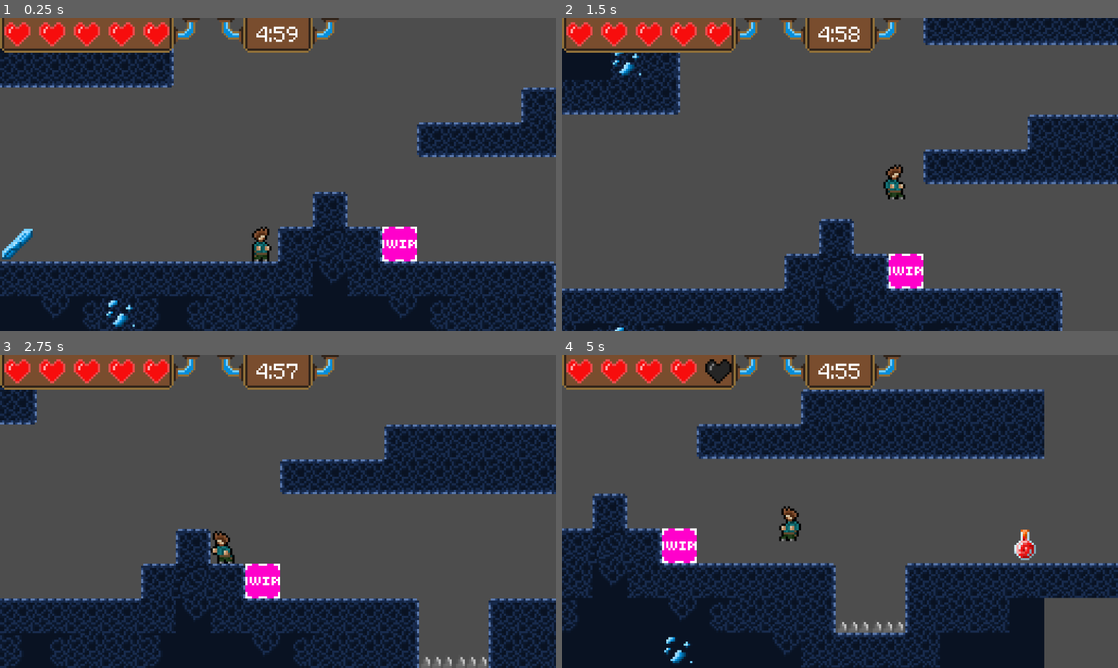
Above: before the commit, frames 1-4 (two rows, left to right).
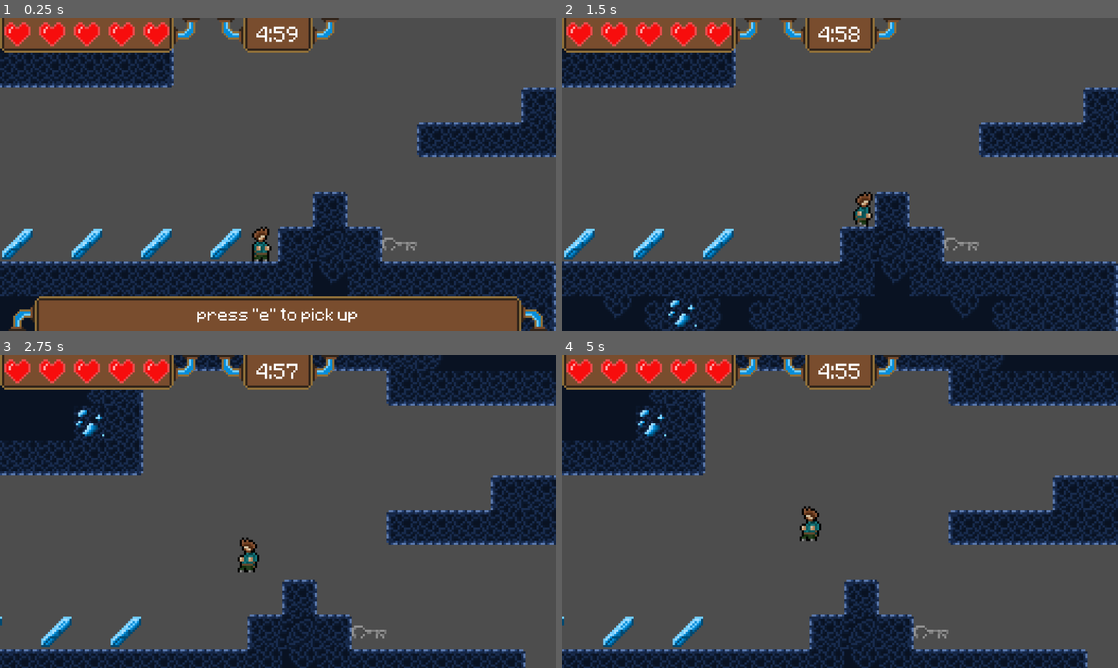
Above: after the commit, the same moments.

Repository: Soul-twan/informatica-eindproject
Game: Godot game, scene res://scene.tscn
Same seed, same stepped clock (60 frames per second), same inputs: the game is played once before the commit and once after it.
Inputs:
- Up to frame 1 (0.25 s): no input
- Up to frame 2 (1.5 s): tap E at 0.5 s; hold Right (ui_right) from 0.53 s (still down); tap X (ui_dash) at 0.6 s; tap C (ui_jump) at 0.77, 1.07 s; tap V (ui_dash2) at 0.8, 1.35 s
- Up to frame 3 (2.75 s): tap C (ui_jump) at 1.52, 1.55, 1.82, 2.1 s; release Right (ui_right) at 2.03 s; hold Left (ui_left) from 2.03 s (still down); tap X (ui_dash) at 2.3 s
- Up to frame 4 (5 s): release Left (ui_left) at 2.78 s; hold Right (ui_right) 2.78-4.28 s; tap X (ui_dash) at 2.85, 4.35 s; tap C (ui_jump) at 3.02, 3.32, 3.77, 3.8, 4.07, 4.52, 4.82 s; tap V (ui_dash2) at 3.05, 3.6 s; hold Left (ui_left) from 4.28 s (still down)

The runs differ from the first frame. In frame 1, 11% of the frame differs, in the area x 1-99%, y 66-100%; in frame 2, 32%; in frame 3, 46%; in frame 4, 59%, in the area x 0-100%, y 0-100%.

Commit message:
Added textures, hud elements and made upgrades pickupable

Diff:
--- a/DoorInteraction.gd
+++ b/DoorInteraction.gd
@@ -13,7 +13,7 @@
 	doorHUD = get_node("../../Camera/UnlockDoorHUD")
 	door = get_parent()
 	textbg = get_node("../../Camera/Textbg")
-	key = get_node("../../ExampleItem")
+	key = get_node("../../Key")
 	player = get_node("../../Player")
 	failed = get_node("../../Camera/UnlockFailedHUD")
 
--- a/camera.gd
+++ b/camera.gd
@@ -2,11 +2,18 @@
 
 var player
 var lookDistance
+var doubleUpgrade
+var singleUpgrade
+var dash
+var doubleJump
 
 # Called when the node enters the scene tree for the first time.
 func _ready() -> void:
 	player = get_node("../Player")
-
+	doubleUpgrade = get_node("HUDbg/HUDbgDoubleUpgrade")
+	singleUpgrade = get_node("HUDbg/HUDbgSingleUpgrade")
+	dash = get_node("HUDbg/DashHUD")
+	doubleJump = get_node("HUDbg/DoubleJumpHUD")
 
 # Called every frame. 'delta' is the elapsed time since the previous frame.
 func _process(_delta: float) -> void:
@@ -39,3 +46,23 @@
 		position.x -= positionDelta.x + boundingDistance.x
 	if positionDelta.x > boundingDistance.x:
 		position.x -= positionDelta.x - boundingDistance.x
+
+	if "DoubleJump" in player.inventory:
+		singleUpgrade.visible = false
+		doubleUpgrade.visible = true
+		doubleJump.visible = true
+		dash.visible = true
+
+	elif "Dash" in player.inventory:
+		singleUpgrade.visible = true
+		dash.visible = true
+
+	if player.doubleJump == true:
+		doubleJump.frame = 0
+	else:
+		doubleJump.frame = 1
+
+	if player.dashReady == true:
+		dash.frame = 0
+	else:
+		dash.frame = 1
--- a/player.gd
+++ b/player.gd
@@ -49,10 +49,10 @@
 		velocity.y = jump_power
 		floorJumped = true
 
-	if Input.is_action_just_pressed("ui_jump") and not is_on_floor() and nearWallChecker.is_colliding() and input != 0:
+	if Input.is_action_just_pressed("ui_jump") and not is_on_floor() and nearWallChecker.is_colliding() and input != 0 and "WallJump" in inventory:
 		velocity.y = jump_power
 		velocity.x = wallJumpHorizontal
-	elif Input.is_action_just_pressed("ui_jump") and not is_on_floor() and doubleJump:
+	elif Input.is_action_just_pressed("ui_jump") and not is_on_floor() and doubleJump and "DoubleJump" in inventory:
 		doubleJump = false
 		velocity.y = jump_power
 		floorJumped = true
@@ -77,11 +77,11 @@
 	else:
 		velocity.x = move_toward(velocity.x, 0, fric)
 
-	if (Input.is_action_just_pressed("ui_dash") or Input.is_action_just_pressed("ui_dash2")) and (input > 0) and dashReady:
+	if (Input.is_action_just_pressed("ui_dash") or Input.is_action_just_pressed("ui_dash2")) and (input > 0) and dashReady and "Dash" in inventory:
 		velocity.x += dashSpeed
 		dashReady = false
 		dashTimer.start()
-	elif (Input.is_action_just_pressed("ui_dash") or Input.is_action_just_pressed("ui_dash2")) and (input < 0) and dashReady:
+	elif (Input.is_action_just_pressed("ui_dash") or Input.is_action_just_pressed("ui_dash2")) and (input < 0) and dashReady and "Dash" in inventory:
 		velocity.x -= dashSpeed
 		dashReady = false
 		dashTimer.start()
--- a/scene.tscn
+++ b/scene.tscn
@@ -27,6 +27,9 @@
 [ext_resource type="Texture2D" uid="uid://b2j8a4ksapvbr" path="res://Player/wallRight.png" id="15_g6g5t"]
 [ext_resource type="Texture2D" uid="uid://m786uwjjudau" path="res://Player/wallLeft.png" id="15_iss77"]
 [ext_resource type="Texture2D" uid="uid://buyg1w4e7ffil" path="res://Environment/scaffolding.png" id="18_wncyr"]
+[ext_resource type="Texture2D" uid="uid://bqx6q8oeyutyd" path="res://HUD/dash.png" id="23_otx46"]
+[ext_resource type="Texture2D" uid="uid://jltspgupfkxr" path="res://HUD/doubleJump.png" id="24_m514l"]
+[ext_resource type="Texture2D" uid="uid://b6m1dx2x47o5e" path="res://Environment/key.png" id="27_m514l"]
 [ext_resource type="Script" uid="uid://y8xssqrdmock" path="res://DoorInteraction.gd" id="27_xb05w"]
 
 [sub_resource type="RectangleShape2D" id="RectangleShape2D_m7jmp"]
@@ -1322,9 +1325,19 @@
 2:1/0 = 0
 2:2/0 = 0
 0:3/0 = 0
+1:3/0 = 0
 
 [sub_resource type="TileSet" id="TileSet_5juve"]
 sources/0 = SubResource("TileSetAtlasSource_73fnb")
+
+[sub_resource type="AtlasTexture" id="AtlasTexture_llic6"]
+atlas = ExtResource("23_otx46")
+
+[sub_resource type="AtlasTexture" id="AtlasTexture_yjo7n"]
+atlas = ExtResource("24_m514l")
+
+[sub_resource type="AtlasTexture" id="AtlasTexture_6wd4v"]
+atlas = SubResource("AtlasTexture_yjo7n")
 
 [sub_resource type="TileSetAtlasSource" id="TileSetAtlasSource_5juve"]
 texture = ExtResource("6_xlvrw")
@@ -1347,10 +1360,6 @@
 
 [sub_resource type="CircleShape2D" id="CircleShape2D_y2354"]
 radius = 14.999998
-
-[sub_resource type="AtlasTexture" id="AtlasTexture_ni31j"]
-atlas = ExtResource("2_nxogm")
-region = Rect2(0, 32, 16, 16)
 
 [sub_resource type="TileSetAtlasSource" id="TileSetAtlasSource_ni31j"]
 texture = ExtResource("7_ni31j")
@@ -1505,6 +1514,36 @@
 tile_map_data = PackedByteArray("AAD4//v/AAAAAAAAAAD5//v/AAACAAAAAAD6//v/AAACAAAAAAD7//v/AAACAAAAAAD8//v/AAABAAAAAAD9//v/AAAAAAEAAAD+//v/AAABAAEAAAD///v/AAAAAAAAAAAAAPv/AAABAAAAAAABAPv/AAAAAAEAAAA=")
 tile_set = SubResource("TileSet_5juve")
 
+[node name="DashHUD" type="Sprite2D" parent="Camera/HUDbg" unique_id=2122450160]
+visible = false
+z_index = 3
+texture_filter = 1
+position = Vector2(120.000015, -72.00001)
+texture = SubResource("AtlasTexture_llic6")
+hframes = 2
+
+[node name="DoubleJumpHUD" type="Sprite2D" parent="Camera/HUDbg" unique_id=254688227]
+visible = false
+z_index = 3
+texture_filter = 1
+position = Vector2(104.000015, -72.00001)
+texture = SubResource("AtlasTexture_6wd4v")
+hframes = 2
+
+[node name="HUDbgSingleUpgrade" type="TileMapLayer" parent="Camera/HUDbg" unique_id=915909592]
+visible = false
+z_index = 2
+texture_filter = 1
+tile_map_data = PackedByteArray("AAAGAPv/AAABAAEAAAAHAPv/AAABAAMAAAA=")
+tile_set = SubResource("TileSet_5juve")
+
+[node name="HUDbgDoubleUpgrade" type="TileMapLayer" parent="Camera/HUDbg" unique_id=895999976]
+visible = false
+z_index = 2
+texture_filter = 1
+tile_map_data = PackedByteArray("AAAGAPv/AAAAAAAAAAAHAPv/AAABAAAAAAAFAPv/AAABAAEAAAA=")
+tile_set = SubResource("TileSet_5juve")
+
 [node name="PickupHUD" type="Label" parent="Camera" unique_id=1314588450]
 visible = false
 z_index = 3
@@ -1574,18 +1613,64 @@
 texture_filter = 1
 texture = ExtResource("9_fy5k1")
 
-[node name="ExampleItem" type="Area2D" parent="." unique_id=1766280677]
+[node name="DoubleJump" type="Area2D" parent="." unique_id=1673561852]
+position = Vector2(200, 520)
+scale = Vector2(5, 5)
+collision_layer = 2
+script = ExtResource("6_y2354")
+
+[node name="DoubleJumpCollision" type="CollisionShape2D" parent="DoubleJump" unique_id=45378740]
+scale = Vector2(0.99999976, 0.99999976)
+shape = SubResource("CircleShape2D_m7jmp")
+
+[node name="DoubleJumpSprite" type="Sprite2D" parent="DoubleJump/DoubleJumpCollision" unique_id=290006706]
+z_index = 1
+texture_filter = 1
+texture = ExtResource("9_fy5k1")
+
+[node name="Dash" type="Area2D" parent="." unique_id=88894497]
+position = Vector2(360, 520)
+scale = Vector2(5, 5)
+collision_layer = 2
+script = ExtResource("6_y2354")
+
+[node name="DashCollision" type="CollisionShape2D" parent="Dash" unique_id=1641685879]
+scale = Vector2(0.99999976, 0.99999976)
+shape = SubResource("CircleShape2D_m7jmp")
+
+[node name="DashSprite" type="Sprite2D" parent="Dash/DashCollision" unique_id=214591500]
+z_index = 1
+texture_filter = 1
+texture = ExtResource("9_fy5k1")
+
+[node name="WallJump" type="Area2D" parent="." unique_id=1107569567]
+position = Vector2(520, 520)
+scale = Vector2(5, 5)
+collision_layer = 2
+script = ExtResource("6_y2354")
+
+[node name="WallJumpCollision" type="CollisionShape2D" parent="WallJump" unique_id=1147799658]
+scale = Vector2(0.99999976, 0.99999976)
+shape = SubResource("CircleShape2D_m7jmp")
+
+[node name="WallJumpSprite" type="Sprite2D" parent="WallJump/WallJumpCollision" unique_id=307889798]
+z_index = 1
+texture_filter = 1
+texture = ExtResource("9_fy5k1")
+
+[node name="Key" type="Area2D" parent="." unique_id=1766280677]
 position = Vector2(920, 520)
 collision_layer = 2
 script = ExtResource("6_y2354")
 
-[node name="ExampleItemCollision" type="CollisionShape2D" parent="ExampleItem" unique_id=1018802755]
+[node name="KeyCollision" type="CollisionShape2D" parent="Key" unique_id=1018802755]
 scale = Vector2(5, 5)
 shape = SubResource("CircleShape2D_y2354")
 
-[node name="ExampleItemSprite" type="Sprite2D" parent="ExampleItem/ExampleItemCollision" unique_id=1283682981]
-texture_filter = 1
-texture = SubResource("AtlasTexture_ni31j")
+[node name="KeySprite" type="Sprite2D" parent="Key/KeyCollision" unique_id=1283682981]
+z_index = 1
+texture_filter = 1
+texture = ExtResource("27_m514l")
 
 [node name="Spikes" type="TileMapLayer" parent="." unique_id=62939193 groups=["spikes"]]
 z_index = 1
@@ -1628,8 +1713,14 @@
 [connection signal="timeout" from="Timer" to="." method="_on_timer_timeout"]
 [connection signal="body_shape_entered" from="TimeCrystal" to="TimeCrystal" method="_on_body_shape_entered"]
 [connection signal="body_shape_exited" from="TimeCrystal" to="TimeCrystal" method="_on_body_shape_exited"]
-[connection signal="body_shape_entered" from="ExampleItem" to="ExampleItem" method="_on_body_shape_entered"]
-[connection signal="body_shape_exited" from="ExampleItem" to="ExampleItem" method="_on_body_shape_exited"]
+[connection signal="body_shape_entered" from="DoubleJump" to="DoubleJump" method="_on_body_shape_entered"]
+[connection signal="body_shape_exited" from="DoubleJump" to="DoubleJump" method="_on_body_shape_exited"]
+[connection signal="body_shape_entered" from="Dash" to="Dash" method="_on_body_shape_entered"]
+[connection signal="body_shape_exited" from="Dash" to="Dash" method="_on_body_shape_exited"]
+[connection signal="body_shape_entered" from="WallJump" to="WallJump" method="_on_body_shape_entered"]
+[connection signal="body_shape_exited" from="WallJump" to="WallJump" method="_on_body_shape_exited"]
+[connection signal="body_shape_entered" from="Key" to="Key" method="_on_body_shape_entered"]
+[connection signal="body_shape_exited" from="Key" to="Key" method="_on_body_shape_exited"]
 [connection signal="body_shape_entered" from="HealingPad" to="Player" method="_on_healing_pad_body_shape_entered"]
 [connection signal="body_shape_entered" from="DoorPossibly/DoorArea" to="DoorPossibly/DoorArea" method="_on_body_shape_entered"]
 [connection signal="body_shape_exited" from="DoorPossibly/DoorArea" to="DoorPossibly/DoorArea" method="_on_body_shape_exited"]
Binary file added: Environment/key.png
Not shown, added: Environment/key.png.import
Binary file changed: HUD/bg.png
Binary file added: HUD/dash.png
Not shown, added: HUD/dash.png.import
Binary file added: HUD/doubleJump.png
Not shown, added: HUD/doubleJump.png.import
